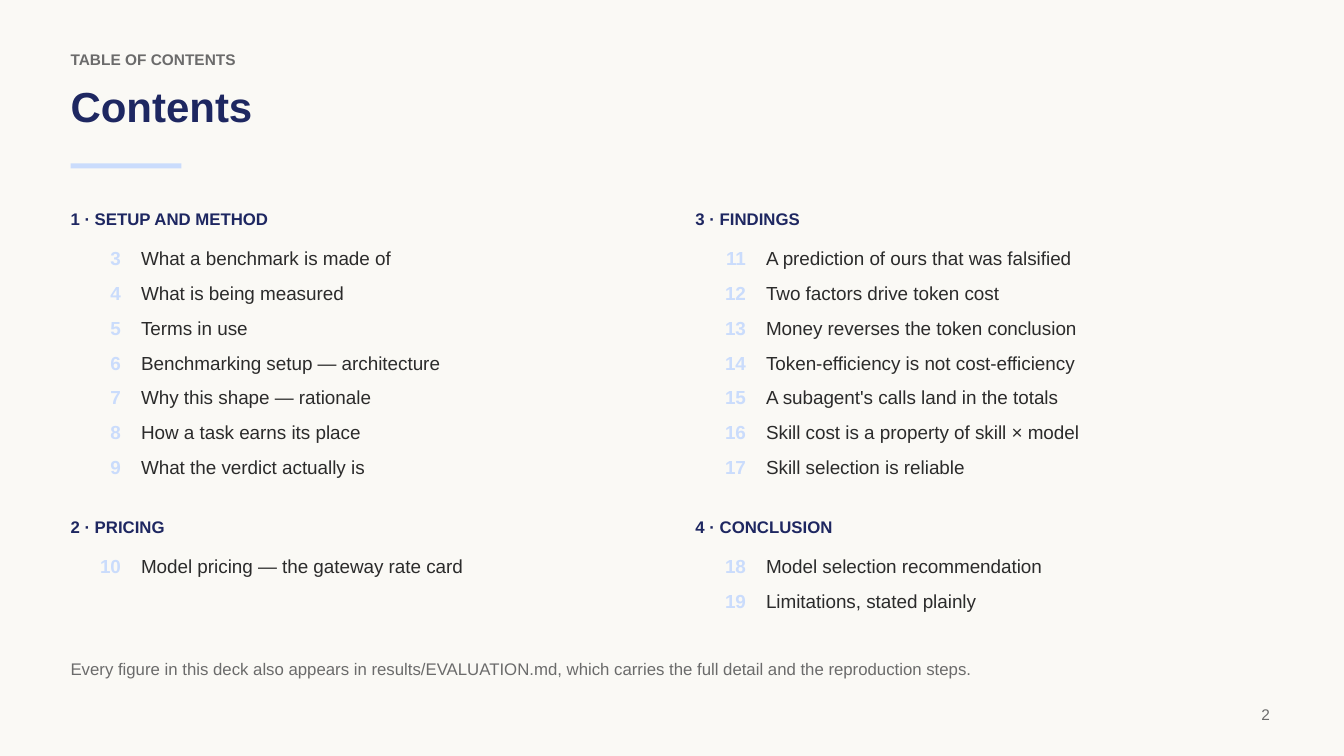
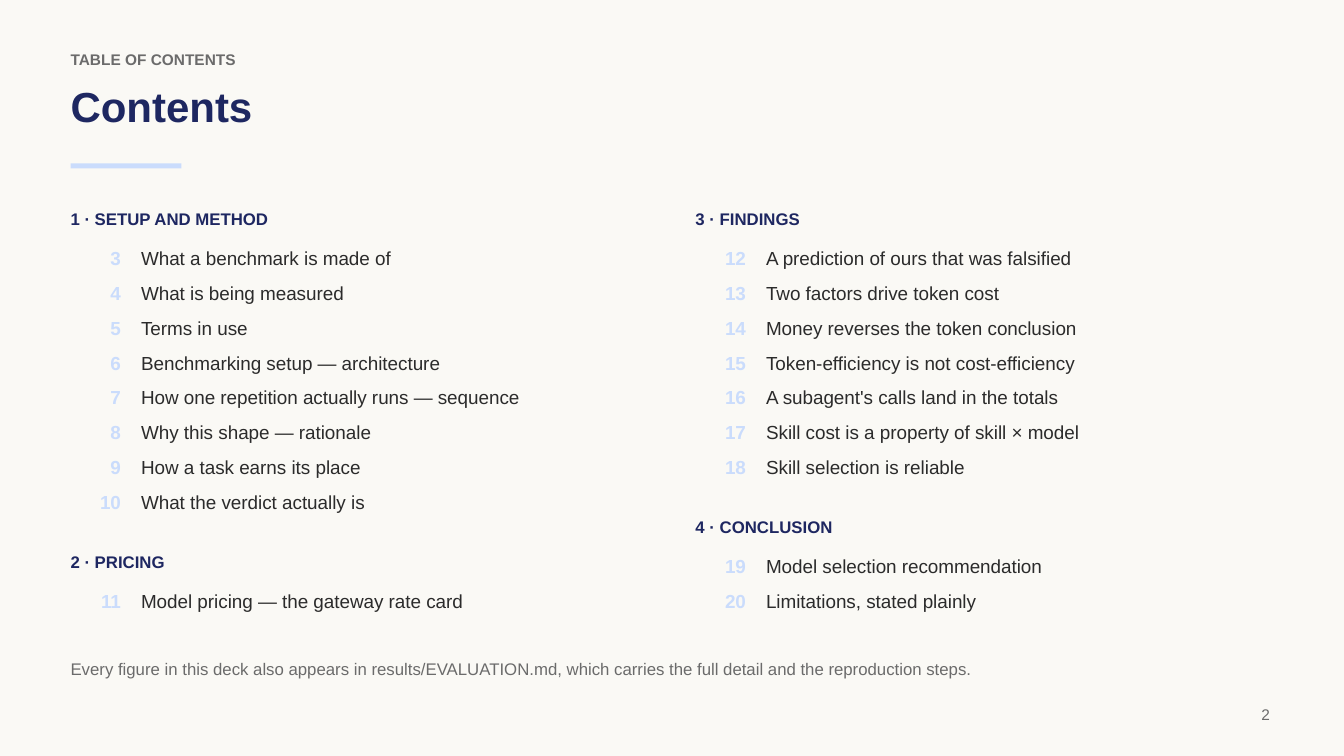
Before and after one commit to rossoctl/autobench-claudecode, a slide deck: slide 2 of results/autobench-claudecode-summary.pptx. Drawn at 1344x756 pixels with LibreOffice and Linux fonts; fonts in the diff are those of the drawing. Boxes give left, top, right and bottom in pixels: in the first picture for what was removed or moved away, otherwise in the second. Text is boxed around its words. In the diff, an @@ line names an element or a change of style, - is before the commit and + after.

```diff
--- a/results/autobench-claudecode-summary.pptx
+++ b/results/autobench-claudecode-summary.pptx
@@ text added at (141,390,520,408), 13.5 pt, text #2B2B2B @@
+How one repetition actually runs — sequence
@@ 5 texts: place and size @@
-5 texts at (71,390,463,577)
+5 texts at (71,425,463,612)
```
Also in this commit, not shown: 14 other slides changed, 1 slide added, 3 other files.
